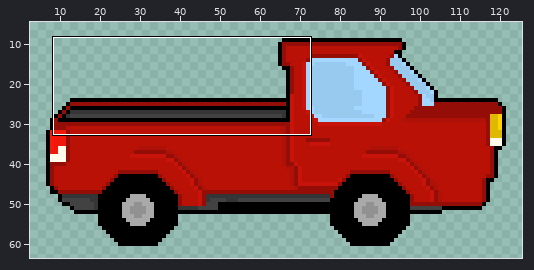
Edited in one commit: sprite sheet (assets/truck.png). The picture above shows the old version from afar; the outline marks the close-up.
Close-up. Earlier state:
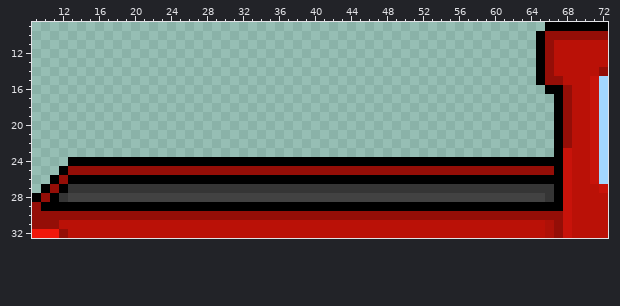
The file is 128x64 pixels. Colours within 5 levels of each other are drawn and written as one. Shown: x 9..72, y 9..32. The wide view leaves out empty margins.
Now the later version:
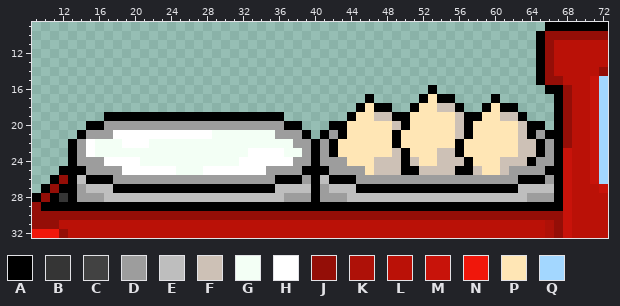
Palette (. is transparent): A #000000  B #353535  C #424242  D #9d9d9d  E #bebebe  F #cdc1b6  G #f3fff5  H #ffffff  J #940e07  K #ae1108  L #ba1107  M #c8130a  N #f0170b  P #ffe6b5  Q #a3d7ff
The exact change:
Changed rows in their new state; - is an unchanged pixel.
first column x 13:
16 ----------------------------------------A-------------
17 ---------------------------------A-----APAA----A------
18 --------------------------------APAA--APPFFA--APAA----
19 ----AAAAAAAAAAAAAAAAAAAA-------APPFFAAPPPPPFAAPPFFA---
20 --AADDDDDDDDDDDDDDDDDDDDAA---AAPPPPPFAPPPPPFAPPPPPFAA-
21 -ADDDHHHHHHHHHHHGGGGGGGDDDA-ADAPPPPPAPPPPPPFAPPPPPFADA
22 ADHGGGHHHGGGGGGGGGGGGGGGGDDADAPPPPPPAPPPPPPAPPPPPPFFAD
23 ADHGGGGGGGGGGGGGGGGGHHHHGGDADAPPPPPPFAPPPFFAPPPPPPFFAD
24 -DDDHHHHGGGGGGGGGGGHHHHHHDD-DDDPPPFFF-FPPFFF-PPPFFF-DD
25 AADDDDHHHHHHGGGHHHHHHHDDDDAAADDDDPFFFAAFFFFAAFPPFDDDDA
26 -E---DDDDDDDDDDDDDDDDDD---D-E---DDDDDDDDDDDDDDDDDD---D
27 ADEEEAAAAAAAAAAAAAAAAAAEEEEADEEEAAAAAAAAAAAAAAAAAAEEEE
28 ADDDEEEEEEEEEEEEEEEEEEEEDDDADDDEEEEEEEEEEEEEEEEEEEEDDD
